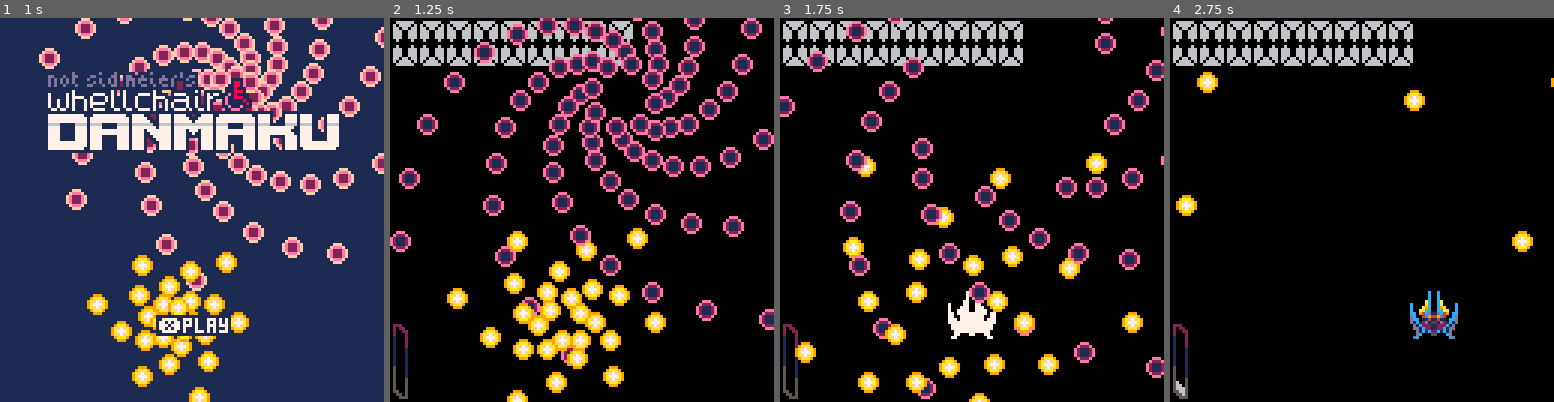
Above: before the commit, frames 1-4 (left to right).
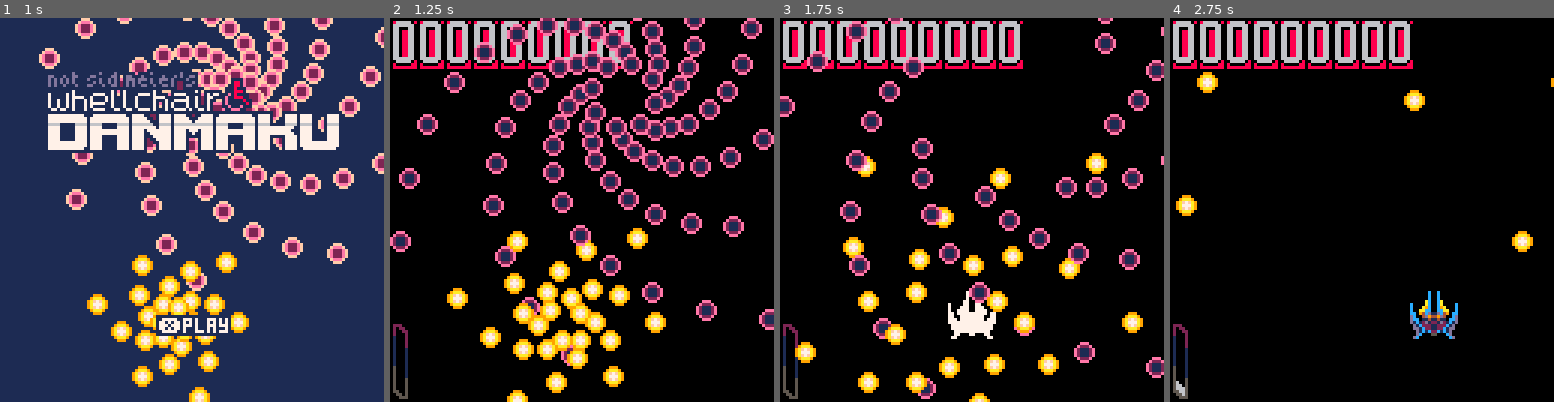
Above: after the commit, the same moments.

Repository: moechofe/pico8-mademoiselle-danmaku
Game: PICO-8 cartridge md.p8
Same seed, same stepped clock (60 frames per second), same inputs: the game is played once before the commit and once after it.
Inputs:
- Up to frame 1 (1 s): tap X (X key) at 0.33 s; tap O (Z key) at 0.7 s
- Up to frame 2 (1.25 s): tap X (X key) at 1.07 s
- Up to frame 3 (1.75 s): hold Right from 1.6 s (still down); tap O (Z key) at 1.7 s
- Up to frame 4 (2.75 s): tap X (X key) at 1.85 s; release Right at 2.1 s; tap O (Z key) at 2.1, 2.5 s; hold Up 2.15-2.42 s; hold Right from 2.47 s (still down)

Frame 1 is identical in both runs. In frame 2, 2.7% of the frame differs, in the area x 0-64%, y 0-14%; in frame 3, 3.5%; in frame 4, 3.8%.

Commit message:
try new digits

Diff:
--- a/md.p8
+++ b/md.p8
@@ -1,7 +1,7 @@
 pico-8 cartridge // http://www.pico-8.com
 version 8
 __lua__
--- mademoiselle danmaku 0.21
+-- mademoiselle danmaku 0.22
 -- martin mauchauffee
 
 -- todo: add a special sound
@@ -1618,22 +1618,22 @@
 00d1c1c2c222c000e0ccddd0ee02ee2000303030030303000ccc7c77d7d7cd00006000000000600000500000000050000200020000200020c222c0001c1c1c10
 00dc00050c2c0000000c0000eeeee200000000300003000000cc7c770ccdc0000000000000000000000000000000000000222000000222000c2c000011111110
 0dc000000000000000000000000000000000300000000300000cccc00d0000000000000000000000000000000000000000000000000000000000000000000000
-077777700777777007777770077777700000000007777770077777700777777007777770077777700022200000000000022222222222222276000670eeee2220
-70777707007777070077770700777707700000077077770070777700707777077077770770777707002022000000000002a92992a92a999277606770eeee2220
-77077077000770770007707700077077770000777707700077077000770770777707707777077077002002200000000002992992992999927676767000000000
-77700777000007770000077700000777777007777770000077700000777007777770077777700777002000200000000002999992992299227667667080808800
-777007770000077700000777000007777770077777700000777000007770077777700777777007770000002000000000027ffff27f227f207606067088808080
-77700777000007770000077700000777777007777770000077700000777007777770077777700777000000200050000002ee2ee2ee22ee207600067088808800
-07000070000000700007707000077070070770700707700007077000070000700707707007077070000000200050000002ee2ee2ee22ee207600067080808000
-00000000000000000077770000777700007777000077770000777700000000000077770000777700000000200050000002222222222222200000000000000000
-07000070000000700707700000077070000770700007707007077070000000700707707000077070eeeee2000050000000000000000000007600067001111111
-77700777000007777770000000000777000007770000077777700777000007777770077700000777ee02ee200050005000440440440444407600067011cccccc
-77700777000007777770000000000777000007770000077777700777000007777770077700000777ee002ee0005000500044044044044440760006701c111111
-77700777000007777770000000000777000007770000077777700777000007777770077700000777ee02ee20005000500044444044004400760606701c100000
-77077077000000777707700000077077000000770007707777077077000000777707707700077077eeeee2000050005000eeeee0ee00ee00776767701c100000
-70777707000000077077770000777707000000070077770770777707000000077077770700777707ee000000005500500088088088008800077677001c100000
-07777770000000000777777007777770000000000777777007777770000000000777777007777770ee000000000550500088088088008800076067001c100000
-0000000000000000000000000000000000000000000000000000000000000000000000000000000000000000000055500000000000000000000000001c100000
+877777088877708887777708777777087708888877777770887770887777777087777708877777080022200000000000022222222222222276000670eeee2220
+77777770877770887777777077777770770888887777777087770888777777707777777077777770002022000000000002a92992a92a999277606770eeee2220
+77000770777770887700077000000770770888887700000877708888000007707700077077000770002002200000000002992992992999927676767000000000
+77088770000770887708877088888770770888887708888877708888888887707708877077088770002000200000000002999992992299227667667080808800
+770887708887708800887770888887707708888877777708770888888888777077088770770887700000002000000000027ffff27f227f207606067088808080
+77088770888770888887770887777708770877087777777077088888888777080777770877088770000000200050000002ee2ee2ee22ee207600067088808800
+77088770888770888877708880777708770877080000077077777708888770888777770877088770000000200050000002ee2ee2ee22ee207600067080808000
+77088770888770888777088888000770770877088888877077777770887770887700077077777770000000200050000002222222222222200000000000000000
+77088770888770887770888888888770777777708888877077000770887708887708877007777770eeeee2000050000000000000000000007600067001111111
+77088770888770887770888888888770777777708888877077088770887708887708877080000770ee02ee200050005000440440440444407600067011cccccc
+77088770888770887708888877088770000077087708877077088770887708887708877088888770ee002ee0005000500044044044044440760006701c111111
+77088770888770887708888877088770888877087708877077088770887708887708877088888770ee02ee20005000500044444044004400760606701c100000
+77777770887777087777770877777770888877087777777077777770887708887777777087777770eeeee2000050005000eeeee0ee00ee00776767701c100000
+07777708887777087777770807777708888877080777770807777708887708888777770880777708ee000000005500500088088088008800077677001c100000
+80000088880000880000008880000088888800888000008880000088880088888000008888000088ee000000000550500088088088008800076067001c100000
+8888888888888888888888888888888888888888888888888888888888888888888888888888888800000000000055500000000000000000000000001c100000
 02220000222200002222000022222000222220002222200002222000222220002222200022222000888888888888888888888888888888888888888812288990
 22a220002a9200002a9220002a9920002a2920002a99200022a920002a9920002a9920002a9920000000000000000000000000000000000000000000228899a0
 29292000229200002229200022292000292920002922200029222000222920002929200029292000888888288228828888802888800002882000288228899aa0
